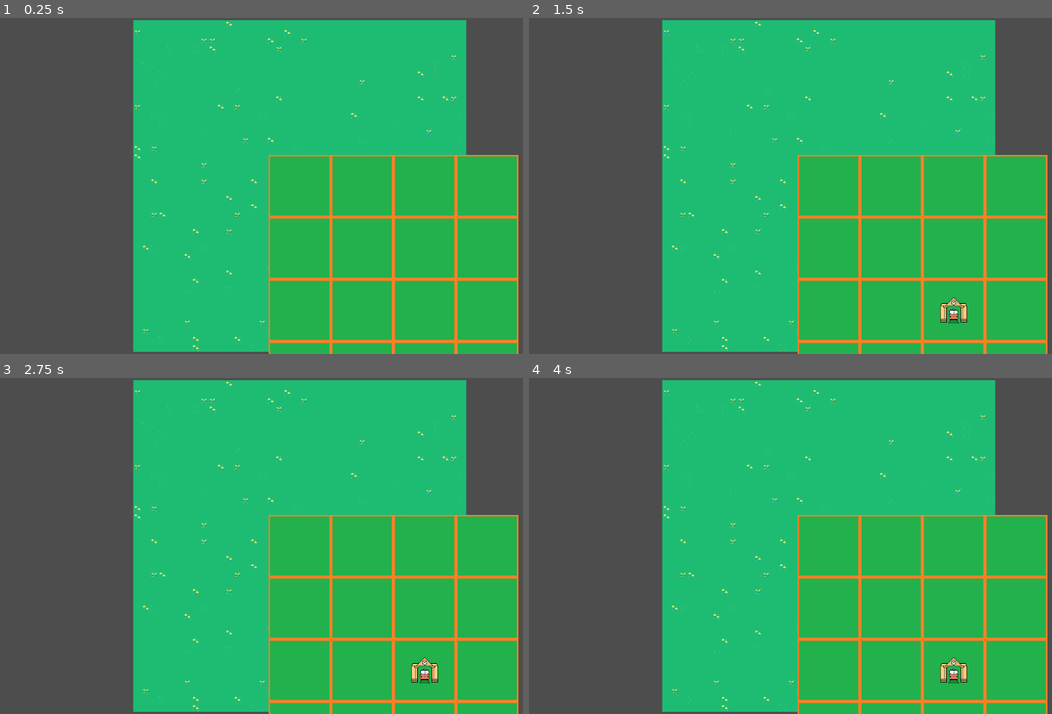
Above: before the commit, frames 1-4 (two rows, left to right).
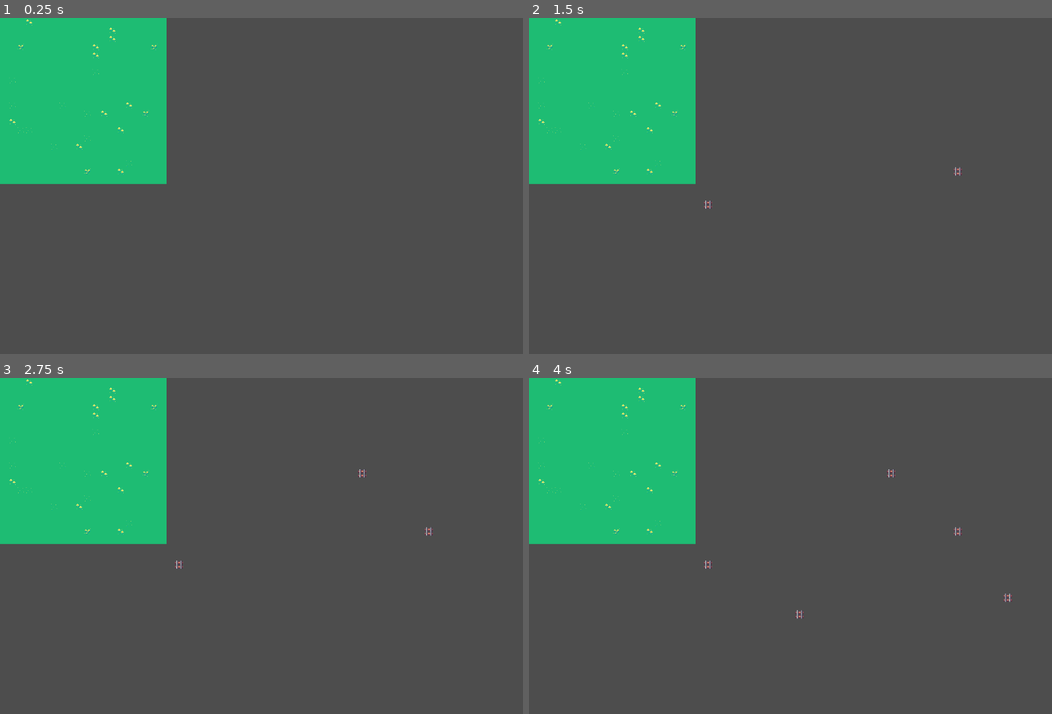
Above: after the commit, the same moments.

Repository: programmiertim/TrainTycoon
Game: Godot game, scene res://Main.tscn
The game is run twice, just before and just after one commit, with the same random seed, the same clock (stepped at 60 frames per second) and the same inputs.
Inputs (mouse positions are in pixels of both pictures, inside the frame that each line leads up to):
- Up to frame 1 (0.25 s): no input
- Up to frame 2 (1.5 s): tap Enter at 0.5 s; move the mouse to (963, 169) at 0.52 s; click (963, 169) at 0.6 s; tap Space at 1.25 s; move the mouse to (706, 202) at 1.27 s; click (706, 202) at 1.35 s
- Up to frame 3 (2.75 s): tap Enter at 2 s; move the mouse to (360, 472) at 2.02 s; click (360, 472) at 2.1 s
- Up to frame 4 (4 s): tap Space at 2.75 s; move the mouse to (800, 613) at 2.77 s; click (800, 613) at 2.85 s; tap Enter at 3.5 s; move the mouse to (1010, 596) at 3.52 s; click (1010, 596) at 3.6 s

The runs differ from the first frame. In frame 1, 79% of the frame differs, in the area x 0-100%, y 0-100%; in frame 2, 79%; in frame 3, 79%; in frame 4, 79%.

Commit message:
Tile per Click

Diff:
--- a/HexCell.gd
+++ b/HexCell.gd
@@ -1,14 +1,14 @@
-extends Node2D
+#extends Node2D
 
-signal hex_selected(hex_pos)
+#signal hex_selected(hex_pos)
 
-func _ready():
-	if $Bahnhof:
+#func _ready():
+	#if $Bahnhof:
 		$Bahnhof.texture = preload("res://Bahnhof.png")
 		$Bahnhof.visible = false
 
-func _input(event):
-	if event is InputEventMouseButton and event.button_index == MOUSE_BUTTON_LEFT and event.pressed:
+#func _input(event):
+	#if event is InputEventMouseButton and event.button_index == MOUSE_BUTTON_LEFT and event.pressed:
 		print("Mouse button left pressed in HexCell!")
 		# Überprüfen, ob der Klick innerhalb des Hintergrund-Sprites ist
 		var local_mouse_pos = self.to_local(event.position)
--- a/Main.tscn
+++ b/Main.tscn
@@ -1,7 +1,7 @@
 [gd_scene load_steps=6 format=3 uid="uid://gum85v21b1hr"]
 
-[ext_resource type="Script" path="res://Main.gd" id="1_m452r"]
-[ext_resource type="Texture2D" uid="uid://c5k2ld3t0lyhk" path="res://Graphics/Tilesets/Solaria Demo Tiles.png" id="2_dpf1f"]
+[ext_resource type="Script" path="res://Scripts/create.gd" id="1_ry5pg"]
+[ext_resource type="Texture2D" uid="uid://c5k2ld3t0lyhk" path="res://Graphics/Tilesets/Solaria Tiles.png" id="2_dpf1f"]
 
 [sub_resource type="TileSetAtlasSource" id="TileSetAtlasSource_b0llh"]
 resource_name = "Solaria Tiles"
@@ -384,10 +384,14 @@
 sources/4 = SubResource("TileSetAtlasSource_ptn8p")
 
 [node name="Main" type="Node2D"]
-script = ExtResource("1_m452r")
+script = ExtResource("1_ry5pg")
 
 [node name="TileMap" type="TileMap" parent="."]
 tile_set = SubResource("TileSet_qudpk")
 format = 2
-layer_0/name = "Ground"
+layer_0/name = "ground"
+layer_0/z_index = 1
 layer_0/tile_data = PackedInt32Array(-1, 327682, 0, 0, 327682, 0, -65536, 327682, 0, 65535, 327682, 0, -65535, 327682,  …(31218 unchanged characters)…
+layer_1/name = "schienen"
+layer_1/z_index = 1
+layer_1/tile_data = PackedInt32Array()
--- /dev/null
+++ b/Scripts/create.gd
@@ -0,0 +1,28 @@
+extends Node2D
+
+@onready var tile_map = $TileMap
+
+var ground_layer = 0
+var schienen_layer = 1
+
+# Called when the node enters the scene tree for the first time.
+func _ready():
+	pass
+
+
+# Called every frame. 'delta' is the elapsed time since the previous frame.
+func _process(delta):
+	pass
+
+func _input(event):
+	if Input.is_action_just_pressed("click"):
+		# Liest Mausposition aus
+		var mouse_pos : Vector2 = get_global_mouse_position()
+		# Minimiert die Position auf das Tile
+		var tile_mouse_pos : Vector2i = tile_map.local_to_map(mouse_pos)
+		# Liest das TileFile mit der ID
+		var source_id : int = 2
+		# Pickt das Tile in Position aus
+		var atlas_coord : Vector2i = Vector2i(19, 1)
+
+		tile_map.set_cell(schienen_layer, tile_mouse_pos, source_id, atlas_coord)
--- a/project.godot
+++ b/project.godot
@@ -15,6 +15,14 @@
 config/features=PackedStringArray("4.2", "Mobile")
 config/icon="res://icon.svg"
 
+[input]
+
+click={
+"deadzone": 0.5,
+"events": [Object(InputEventMouseButton,"resource_local_to_scene":false,"resource_name":"","device":-1,"window_id":0,"alt_pressed":false,"shift_pressed":false,"ctrl_pressed":false,"meta_pressed":false,"button_mask":0,"position":Vector2(0, 0),"global_position":Vector2(0, 0),"factor":1.0,"button_index":1,"canceled":false,"pressed":false,"double_click":false,"script":null)
+]
+}
+
 [rendering]
 
 renderer/rendering_method="mobile"
Renamed: Graphics/Tilesets/Solaria Demo Tiles.png -> Graphics/Tilesets/Solaria Tiles.png
